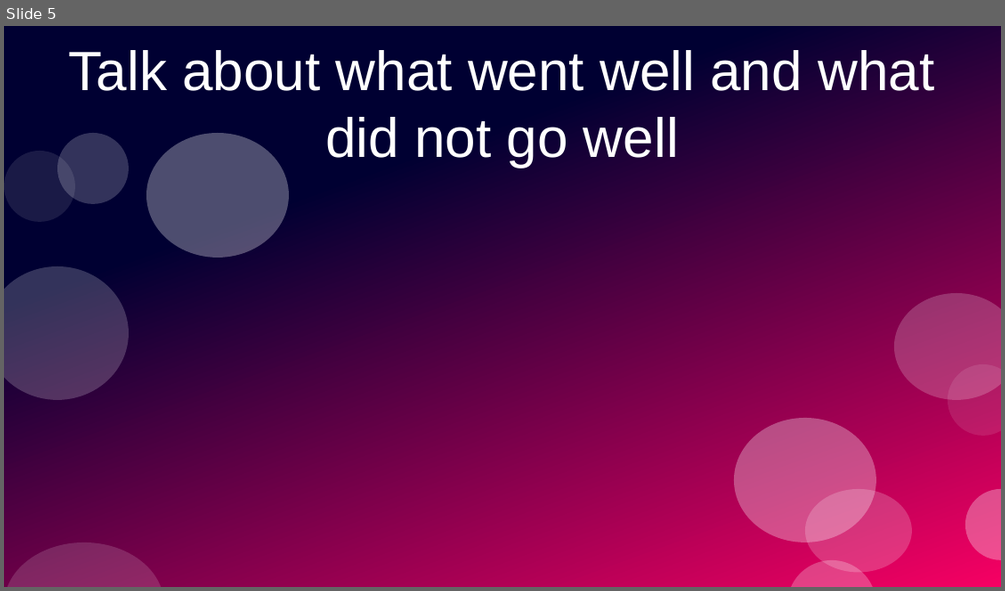
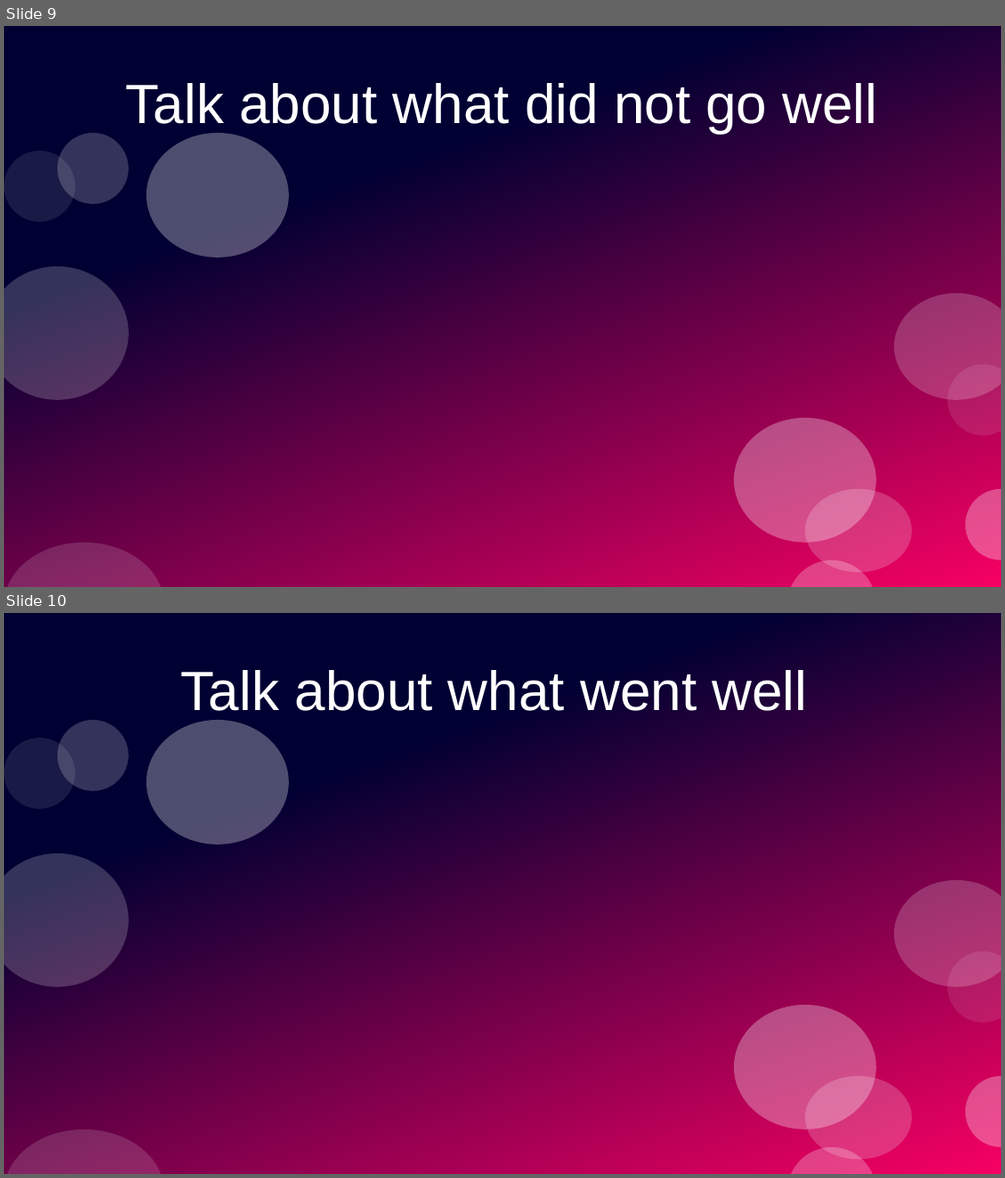
Before and after one commit to PrototypeProto/COP_4331_Small-Project, a slide deck: Pres.pptx. Shown one above the other, each under a label of ours: slide 5 before the commit, slides 9 and 10 after it. The pictures are 1005x591 and 1005x1178 pixels, drawn with LibreOffice and Linux fonts; fonts in the diff are those of the drawing. Boxes give left, top, right and bottom in pixels: in the first picture for what was removed or moved away, otherwise in the second. Text is boxed around its words. In the diff, an @@ line names an element or a change of style, - is before the commit and + after.

```diff
--- a/Pres.pptx
+++ b/Pres.pptx
@@ slide 10 added at box(4, 613, 1001, 1174), background #FFFFFF; not listed: 12 template elements that a slide beside it also shows @@
@@ title added at box(181, 670, 807, 721), 44 pt, text #FFFFFF @@
+Talk about what went well
@@ what was slide 5 is now slide 9 @@
@@ slide 9 changed as well @@
@@ title at box(126, 83, 878, 134): text changed @@
-Talk about what went well and what did not go well
+Talk about what did not go well
```
Also in this commit, not shown: 1 other slide changed, 8 other slides added, 5 slides removed.
